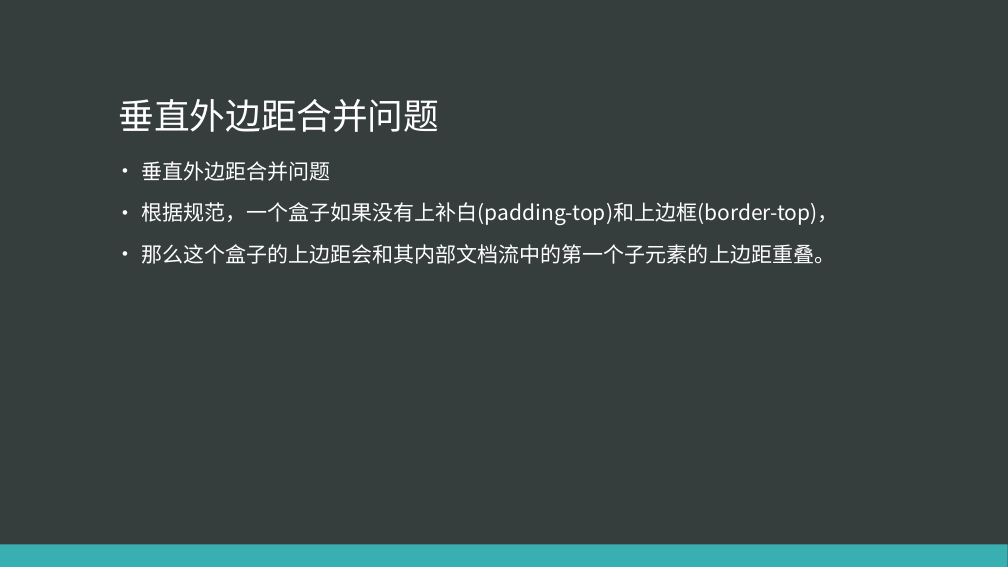
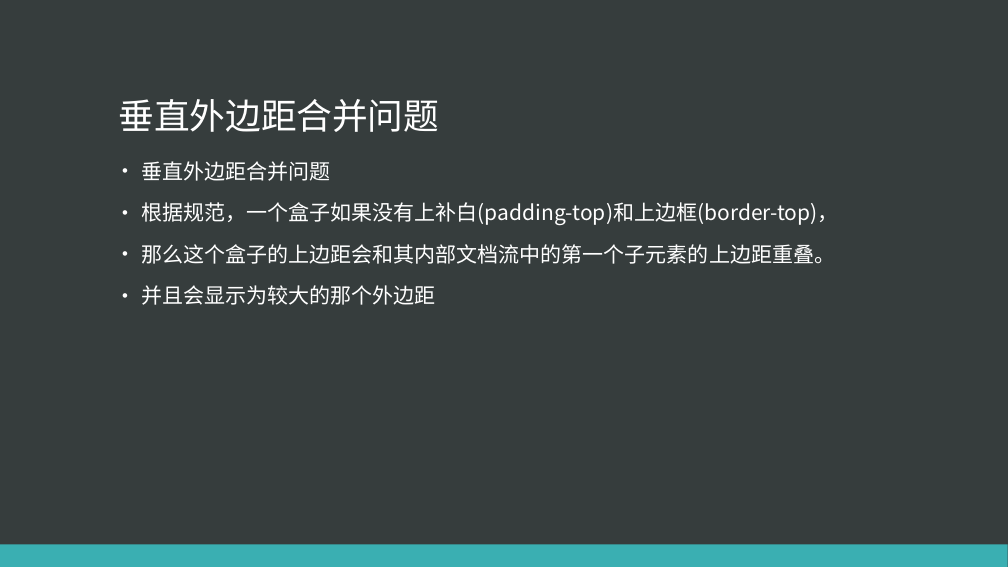
Before and after one commit to eventao/courseware, a slide deck: slide 7 of ppt/css3/css3-1.pptx. Drawn at 1008x567 pixels with LibreOffice and Linux fonts; fonts in the diff are those of the drawing. Boxes give left, top, right and bottom in pixels: in the first picture for what was removed or moved away, otherwise in the second. Text is boxed around its words. In the diff, an @@ line names an element or a change of style, - is before the commit and + after.

```diff
--- a/ppt/css3/css3-1.pptx
+++ b/ppt/css3/css3-1.pptx
@@ text at [141,285,435,305]: paragraph added @@
+• 并且会显示为较大的那个外边距
```
Also in this commit, not shown: 1 other file.
